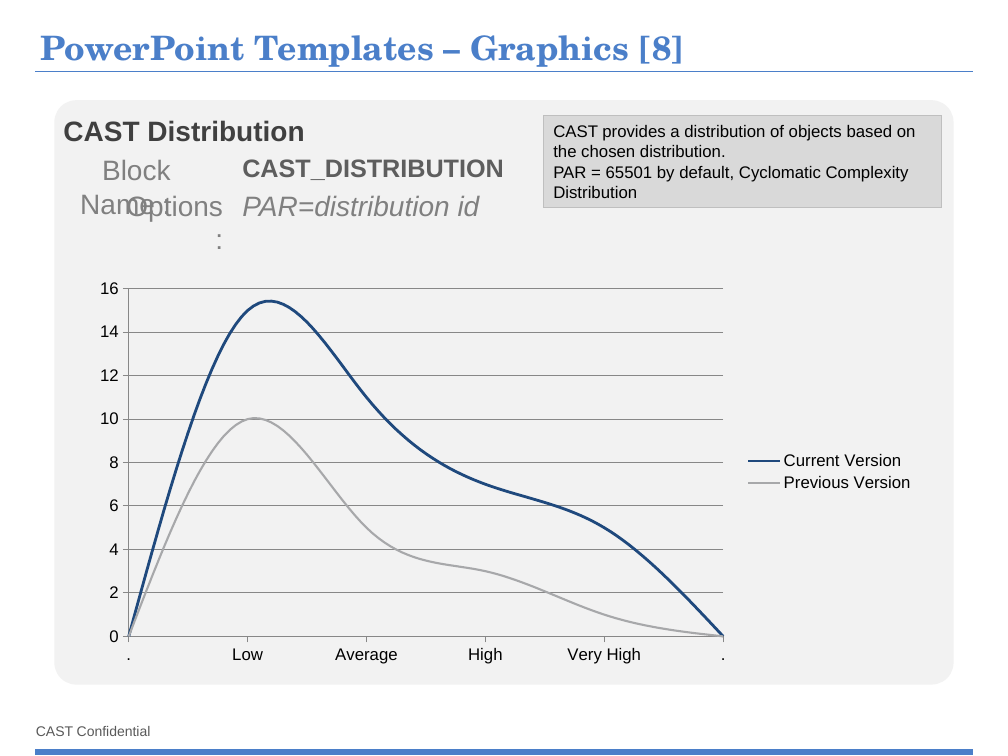
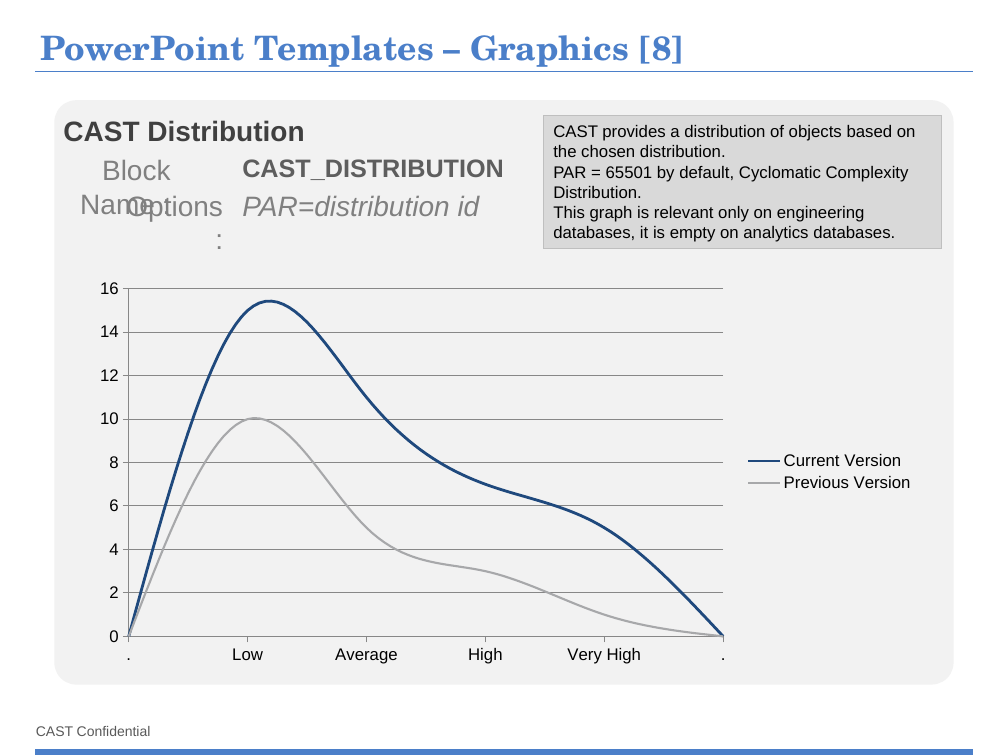
Before and after one commit to CAST-projects/ReportGenerator, a slide deck: slide 26 of CastReporting.Reporting/TemplatesFiles/1- Powerpoint-components-library.pptx. Drawn at 1008x756 pixels with LibreOffice and Linux fonts; fonts in the diff are those of the drawing; background and template pictures are left out. Boxes give left, top, right and bottom in pixels: in the first picture for what was removed or moved away, otherwise in the second. Text is boxed around its words. In the diff, an @@ line names an element or a change of style, - is before the commit and + after.

```diff
--- a/CastReporting.Reporting/TemplatesFiles/1- Powerpoint-components-library.pptx
+++ b/CastReporting.Reporting/TemplatesFiles/1- Powerpoint-components-library.pptx
@@ rectangle "CAST provides a distribution of ...": place and size @@
-rectangle "CAST provides a distribution of ..." at box(543, 116, 941, 208)
+rectangle "CAST provides a distribution of ..." at box(543, 116, 941, 248)
@@ text in rectangle at box(553, 125, 916, 242): text changed @@
-CAST provides a distribution of objects based on the chosen distribution.
-PAR = 65501 by default, Cyclomatic Complexity Distribution
+CAST provides a distribution of objects based on the chosen distribution.
+PAR = 65501 by default, Cyclomatic Complexity Distribution.
+This graph is relevant only on engineering databases, it is empty on analytics databases.
```
Also in this commit, not shown: 17 other slides changed, 10 other files.
